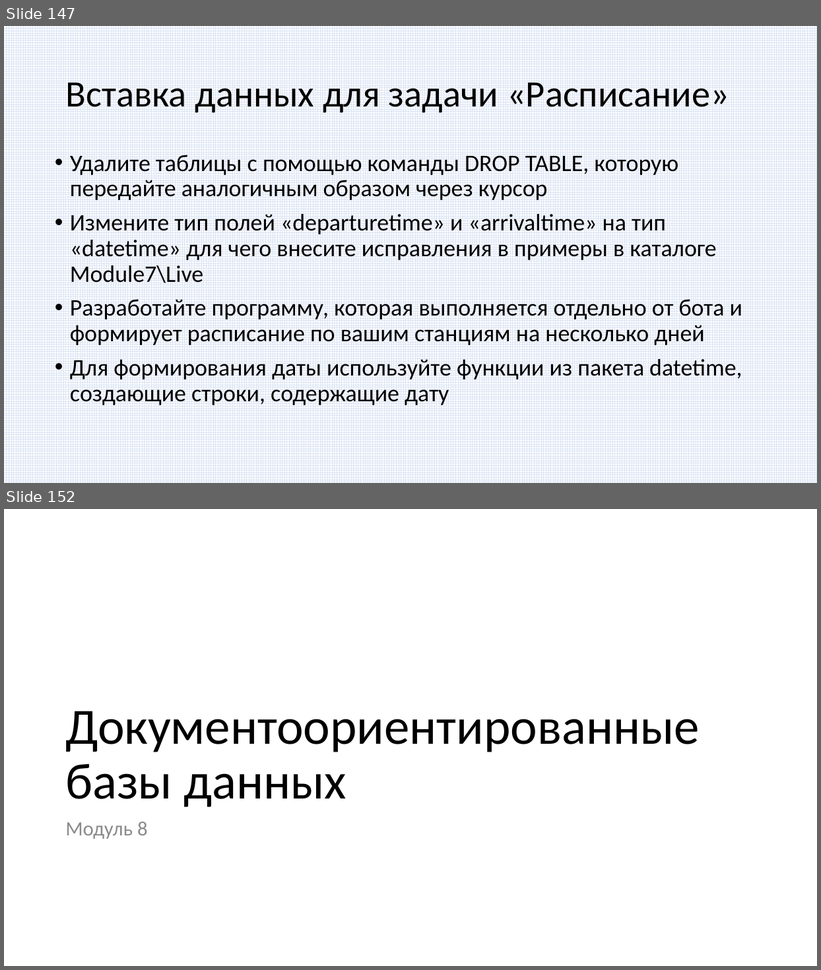
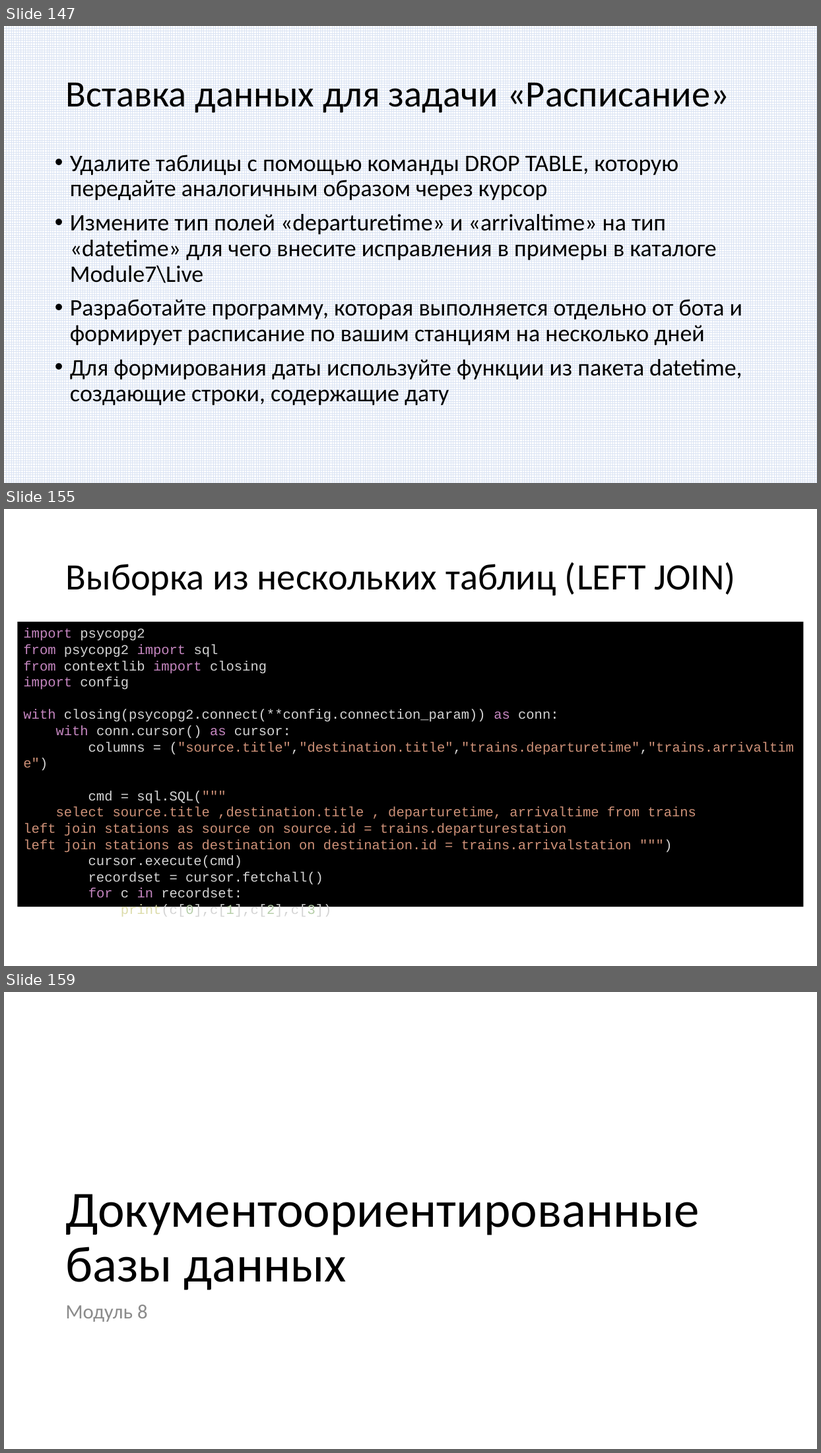
Before and after one commit to paveltsytovich/telegram-course, a slide deck: Presentation/Разработка ботов для телеграмм на Python.pptx. Shown one above the other, each under a label of ours: slides 147 and 152 before the commit, slides 147, 155 and 159 after it; the slides between them are not shown. The pictures are 821x970 and 821x1453 pixels, drawn with LibreOffice and Linux fonts; fonts in the diff are those of the drawing. Boxes give left, top, right and bottom in pixels: in the first picture for what was removed or moved away, otherwise in the second. Text is boxed around its words. In the diff, an @@ line names an element or a change of style, - is before the commit and + after.

```diff
--- a/Presentation/Разработка ботов для телеграмм на Python.pptx
+++ b/Presentation/Разработка ботов для телеграмм на Python.pptx
@@ slide 155 added at (4,509,817,966), background #FFFFFF @@
@@ title added at (66,562,736,596), 44 pt, text #000000 @@
+Выборка из нескольких таблиц (LEFT JOIN)
@@ rectangle added at (17,622,804,908), fill #000000, 16 pt, text #CE9178 @@
+import psycopg2
+from psycopg2 import sql
+from contextlib import closing
+import config
+with closing(psycopg2.connect(**config.connection_param)) as conn:
+with conn.cursor() as cursor:
+columns = ("source.title","destination.title","trains.departuretime","trains.arrivaltime")
+cmd = sql.SQL("""
+select source.title ,destination.title , departuretime, arrivaltime from trains
+left join stations as source on source.id = trains.departurestation
+left join stations as destination on destination.id = trains.arrivalstation """)
+cursor.execute(cmd)
+recordset = cursor.fetchall()
+for c in recordset:
+print(c[0],c[1],c[2],c[3])
@@ what was slide 152 is now slide 159 @@
```
Also in this commit, not shown: 4 slides changed, 6 other slides added.
